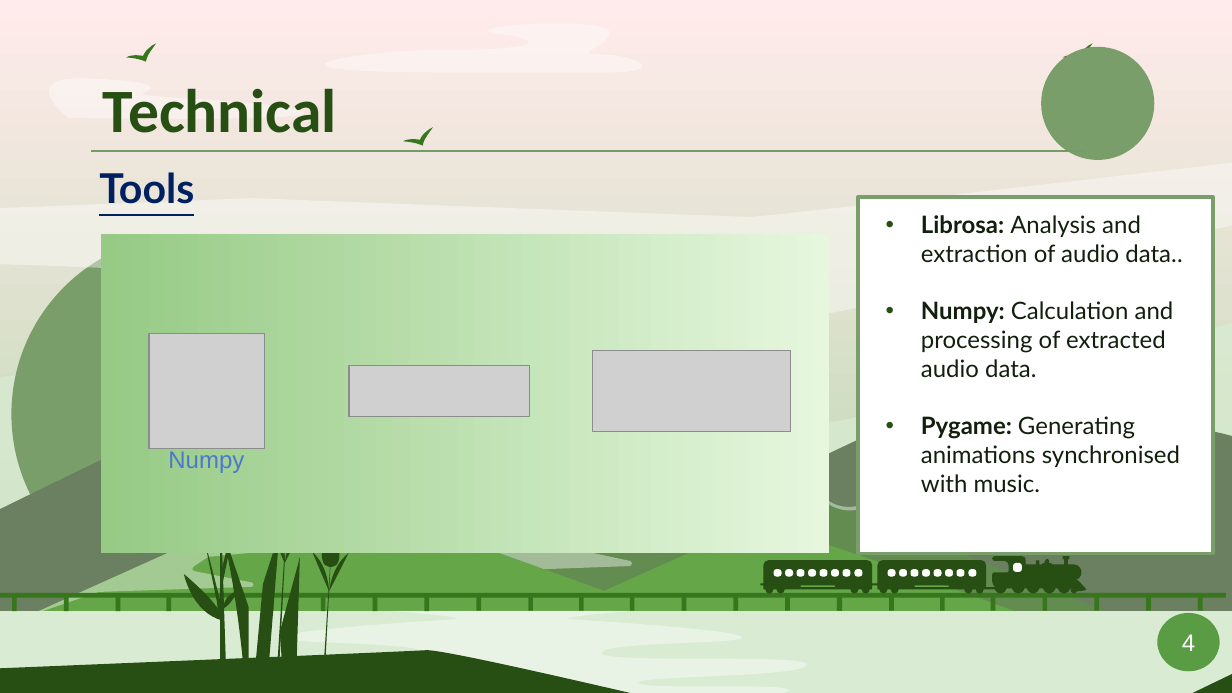
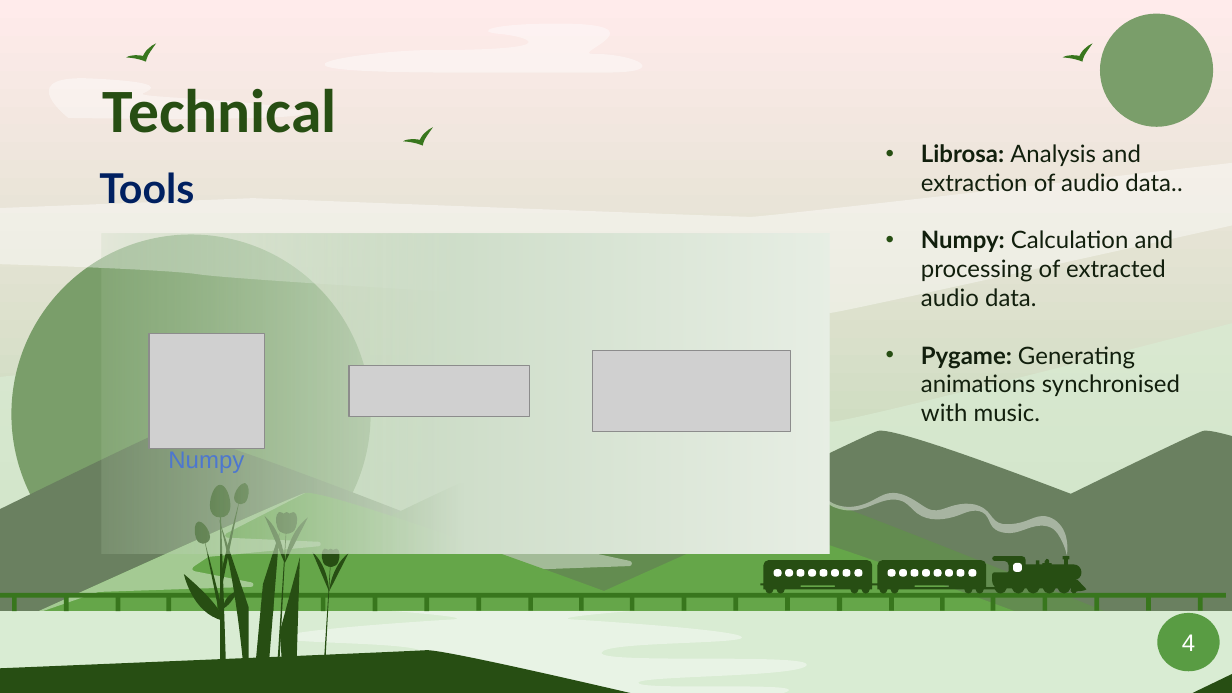
Before and after one commit to Smoother19/MusicAnimation, a slide deck: slide 4 of docs/presentation/PresFinal.pptx. Drawn at 1232x693 pixels with LibreOffice and Linux fonts; fonts in the diff are those of the drawing; grey boxes stand for pictures. Boxes give left, top, right and bottom in pixels: in the first picture for what was removed or moved away, otherwise in the second. Text is boxed around its words. In the diff, an @@ line names an element or a change of style, - is before the commit and + after.

```diff
--- a/docs/presentation/PresFinal.pptx
+++ b/docs/presentation/PresFinal.pptx
@@ freeform shape: place and size @@
-freeform shape at bbox=[1041, 47, 1154, 160]
+freeform shape at bbox=[1100, 14, 1214, 127]
@@ subtitle "Librosa: Analysis and extraction of ...": place and size @@
-subtitle "Librosa: Analysis and extraction of ..." at bbox=[921, 215, 1182, 493]
+subtitle "Librosa: Analysis and extraction of ..." at bbox=[921, 144, 1182, 421]
@@ text "Tools" at bbox=[99, 172, 194, 204]: underline off @@
@@ line removed from (91, 152) to (1085, 152) @@
@@ rectangle at bbox=[101, 234, 829, 553]: fill gradient #96CA85 to #E6F7DE to gradient #B3CDAA to #D0DFCB to #E8EFE5 @@
```
Also in this commit, not shown: 4 other slides changed.
